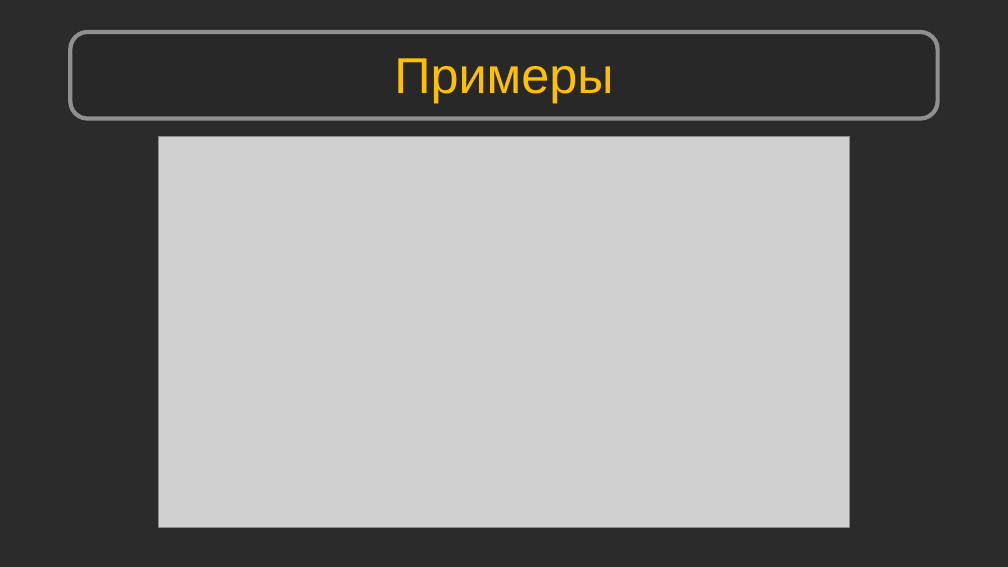
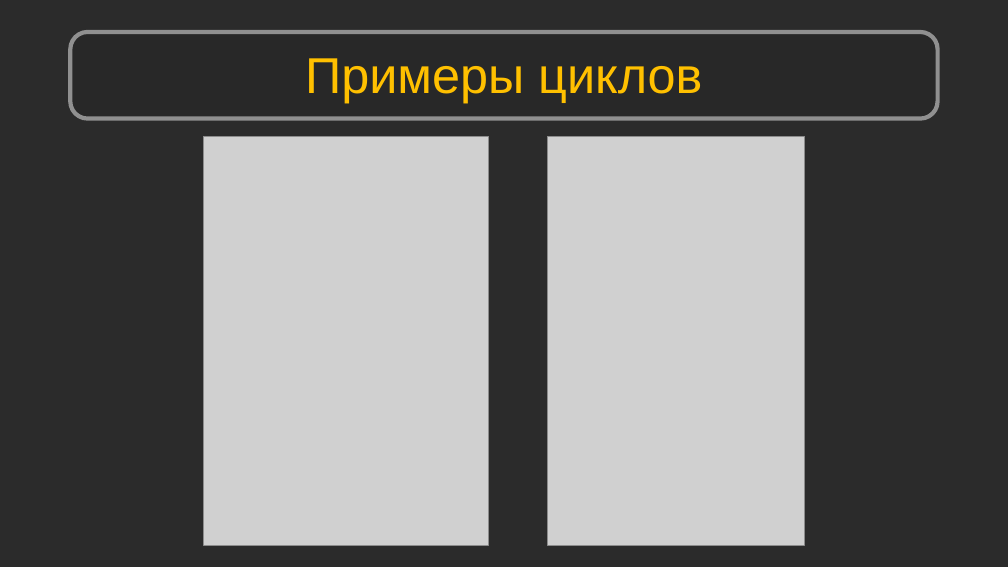
Before and after one commit to Shikonohito/Python_Bootcamp, a slide deck: slide 10 of Урок 05. Алгоритмы/Урок 5. Алгоритмы.pptx. Drawn at 1008x567 pixels with LibreOffice and Linux fonts; fonts in the diff are those of the drawing; grey boxes stand for pictures; background and template pictures are left out; a plain dark background stands for a picture behind light text. Boxes give left, top, right and bottom in pixels: in the first picture for what was removed or moved away, otherwise in the second. Text is boxed around its words. In the diff, an @@ line names an element or a change of style, - is before the commit and + after.

```diff
--- a/Урок 05. Алгоритмы/Урок 5. Алгоритмы.pptx
+++ b/Урок 05. Алгоритмы/Урок 5. Алгоритмы.pptx
@@ text at box(305, 58, 702, 103): text changed @@
-Примеры
+Примеры циклов
@@ picture removed at box(158, 136, 850, 527) @@
@@ picture added at box(203, 136, 488, 545) @@
@@ picture added at box(547, 136, 805, 545) @@
```
Also in this commit, not shown: 2 other slides changed, 14 other files.
